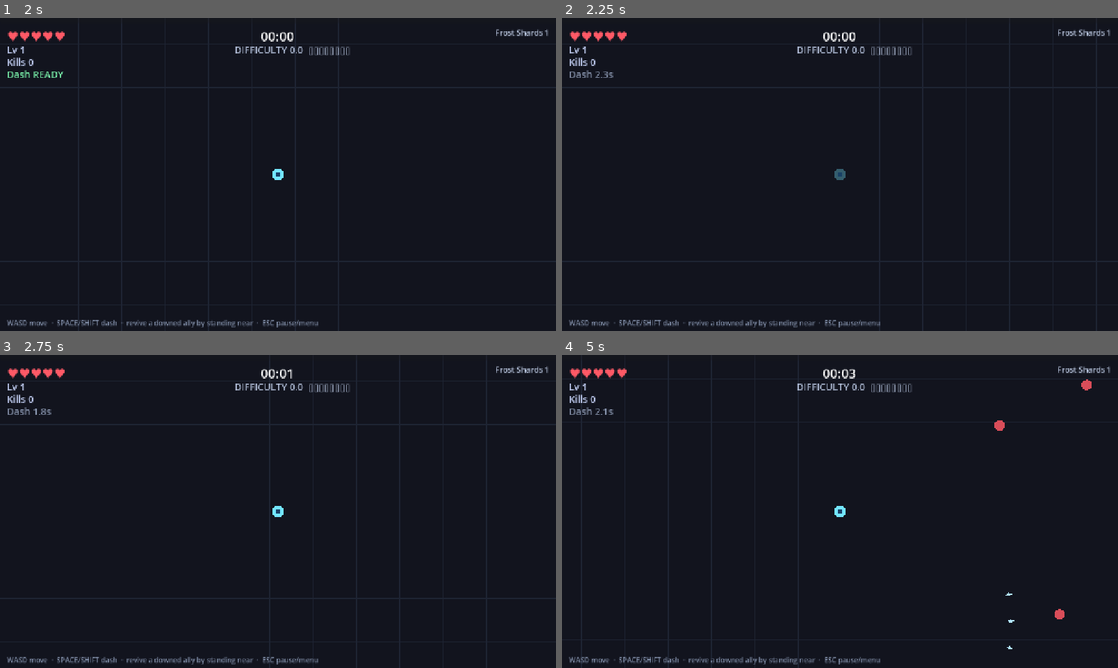
Above: before the commit, frames 1-4 (two rows, left to right).
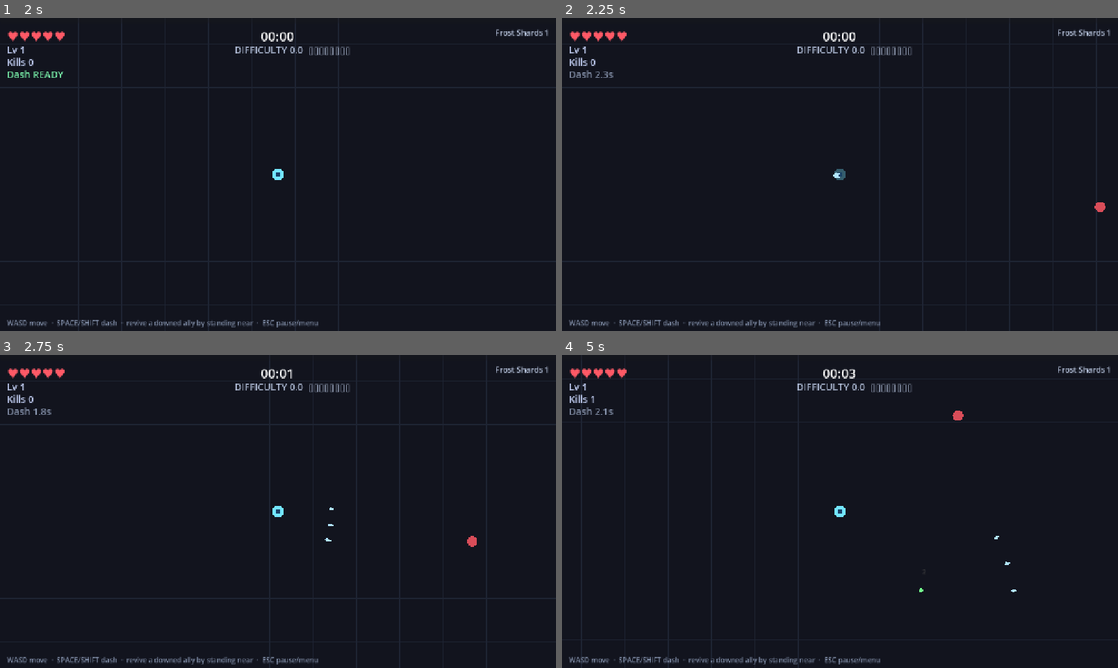
Above: after the commit, the same moments.

Repository: ICQCQ/NiceSwarm
Game: Godot game, scene res://scenes/main.tscn
Two runs of this game, one before a commit and one after it. Both use one fixed random seed, a clock stepped at 60 frames per second and the inputs below.
Inputs:
- Up to frame 1 (2 s): click "Play Solo" at 0.5 s; click "1. Frost Shards — piercing sh…" at 1.25 s
- Up to frame 2 (2.25 s): tap Enter at 2 s; hold D from 2.03 s (still down); hold Shift from 2.03 s (still down)
- Up to frame 3 (2.75 s): keep holding D; keep holding Shift; tap Space at 2.27 s
- Up to frame 4 (5 s): release D at 2.78 s; release Shift at 2.78 s; hold S 2.78-3.53 s; tap R at 2.85 s; tap Space at 3.02, 4.52 s; hold D 3.53-4.28 s; tap M at 3.6 s; hold W from 4.28 s (still down); tap 1 at 4.35 s

Frame 1 is identical in both runs. In frame 2, less than 0.1% of the frame differs, in the area x 48-98%, y 49-62%; in frame 3, less than 0.1%; in frame 4, 0.3%, in the area x 5-96%, y 7-94%.

Commit message:
feat: safe spawn radius so enemies never appear on top of players
Enemies spawn on a 700-900px ring around the anchor player, but the
per-axis arena clamp could drag that point right next to a player hugging
an edge/corner. Add SPAWN_SAFE_RADIUS (500px) and _enemy_spawn_pos(): retry
ring angles, reject any post-clamp point within the safe radius of ANY alive
player, and fall back to nudging away from the nearest player when cornered.

Diff:
--- a/scripts/config/game_config.gd
+++ b/scripts/config/game_config.gd
@@ -22,6 +22,9 @@
 const DIFF_WARMUP_SECS := 80.0   # seconds to ramp warmup to full
 
 # --- spawning ---
+const SPAWN_RING_MIN := 700.0         # enemies spawn this far from the anchor player...
+const SPAWN_RING_MAX := 900.0         # ...up to this far (random within the ring)
+const SPAWN_SAFE_RADIUS := 500.0      # never spawn an enemy within this of ANY alive player
 const SPAWN_DESIRED_BASE := 6.0       # target live-enemy count at difficulty 0
 const SPAWN_DESIRED_PER_DIFF := 3.0   # +this many target enemies per difficulty point
 const SPAWN_INTERVAL_START := 1.4     # seconds between spawns early
--- a/scripts/main.gd
+++ b/scripts/main.gd
@@ -16,6 +16,9 @@
 const MAX_WEAPONS := GameConfig.MAX_WEAPONS
 const MAX_WEAPON_LEVEL := GameConfig.MAX_WEAPON_LEVEL
 const ENEMY_CAP := GameConfig.ENEMY_CAP
+const SPAWN_RING_MIN := GameConfig.SPAWN_RING_MIN
+const SPAWN_RING_MAX := GameConfig.SPAWN_RING_MAX
+const SPAWN_SAFE_RADIUS := GameConfig.SPAWN_SAFE_RADIUS
 
 const ENEMY_CLASSES := EnemyConfig.CLASSES  # data lives in config/enemy_config.gd
 const PICKUP_KINDS := ["heart", "bomb", "magnet", "chest"]
@@ -712,12 +715,40 @@
 	e.killed.connect(_on_enemy_killed)
 	var around: Node2D = nearest_alive_player(Vector2.ZERO)
 	var center: Vector2 = around.global_position if around != null else Vector2.ZERO
-	var pos := center + Vector2.from_angle(randf() * TAU) * randf_range(700.0, 900.0)
-	pos.x = clampf(pos.x, ARENA.position.x + 30.0, ARENA.end.x - 30.0)
-	pos.y = clampf(pos.y, ARENA.position.y + 30.0, ARENA.end.y - 30.0)
-	e.position = pos
+	e.position = _enemy_spawn_pos(center)
 	enemies_by_id[e.net_id] = e
 	world.add_child(e)
+
+
+## Pick a spawn point on the [SPAWN_RING_MIN, SPAWN_RING_MAX] ring around `center`,
+## clamped to the arena. Because the per-axis clamp can drag a point back toward a
+## player parked near an edge/corner, we retry a few angles and reject any result
+## that lands within SPAWN_SAFE_RADIUS of ANY alive player. If every try is blocked
+## (player boxed into a corner), nudge the best candidate straight away from the
+## nearest player so an enemy never materialises on top of someone.
+func _enemy_spawn_pos(center: Vector2) -> Vector2:
+	var safe_sq := SPAWN_SAFE_RADIUS * SPAWN_SAFE_RADIUS
+	var best := center
+	var best_d := -1.0
+	for _i in 8:
+		var pos := center + Vector2.from_angle(randf() * TAU) * randf_range(SPAWN_RING_MIN, SPAWN_RING_MAX)
+		pos.x = clampf(pos.x, ARENA.position.x + 30.0, ARENA.end.x - 30.0)
+		pos.y = clampf(pos.y, ARENA.position.y + 30.0, ARENA.end.y - 30.0)
+		var near := nearest_alive_player(pos)
+		var nd: float = INF if near == null else pos.distance_squared_to(near.global_position)
+		if nd >= safe_sq:
+			return pos
+		if nd > best_d:
+			best_d = nd
+			best = pos
+	var fallback := nearest_alive_player(best)
+	if fallback != null:
+		var away := best - fallback.global_position
+		away = Vector2.from_angle(randf() * TAU) if away.length() < 1.0 else away.normalized()
+		best = fallback.global_position + away * SPAWN_SAFE_RADIUS
+		best.x = clampf(best.x, ARENA.position.x + 30.0, ARENA.end.x - 30.0)
+		best.y = clampf(best.y, ARENA.position.y + 30.0, ARENA.end.y - 30.0)
+	return best
 
 
 ## Host only: a bombardier marks a danger zone; it detonates after TELEGRAPH_WARN
